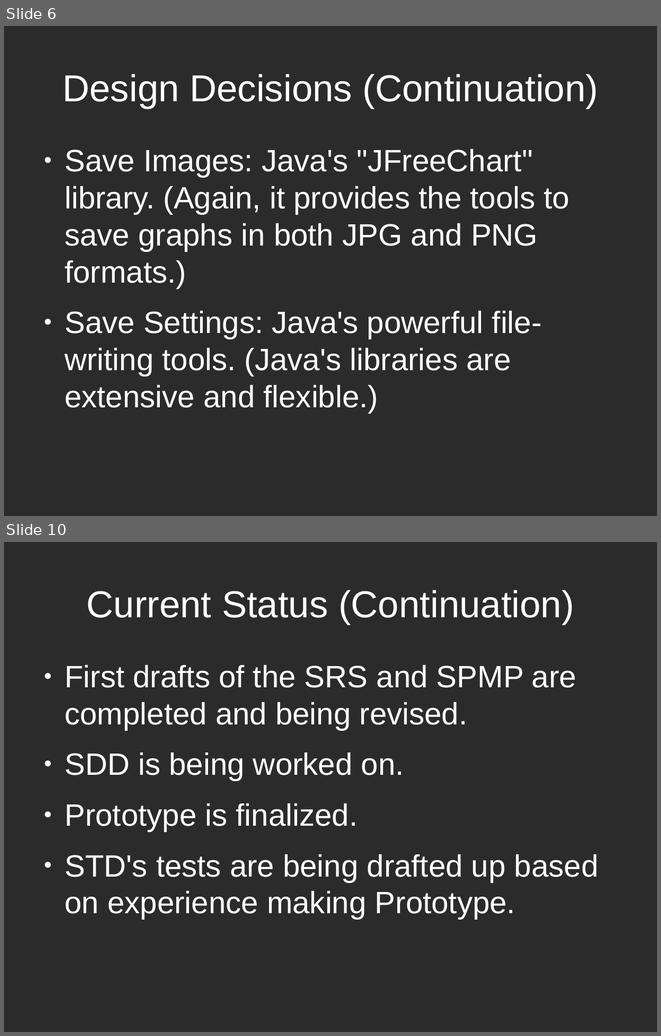
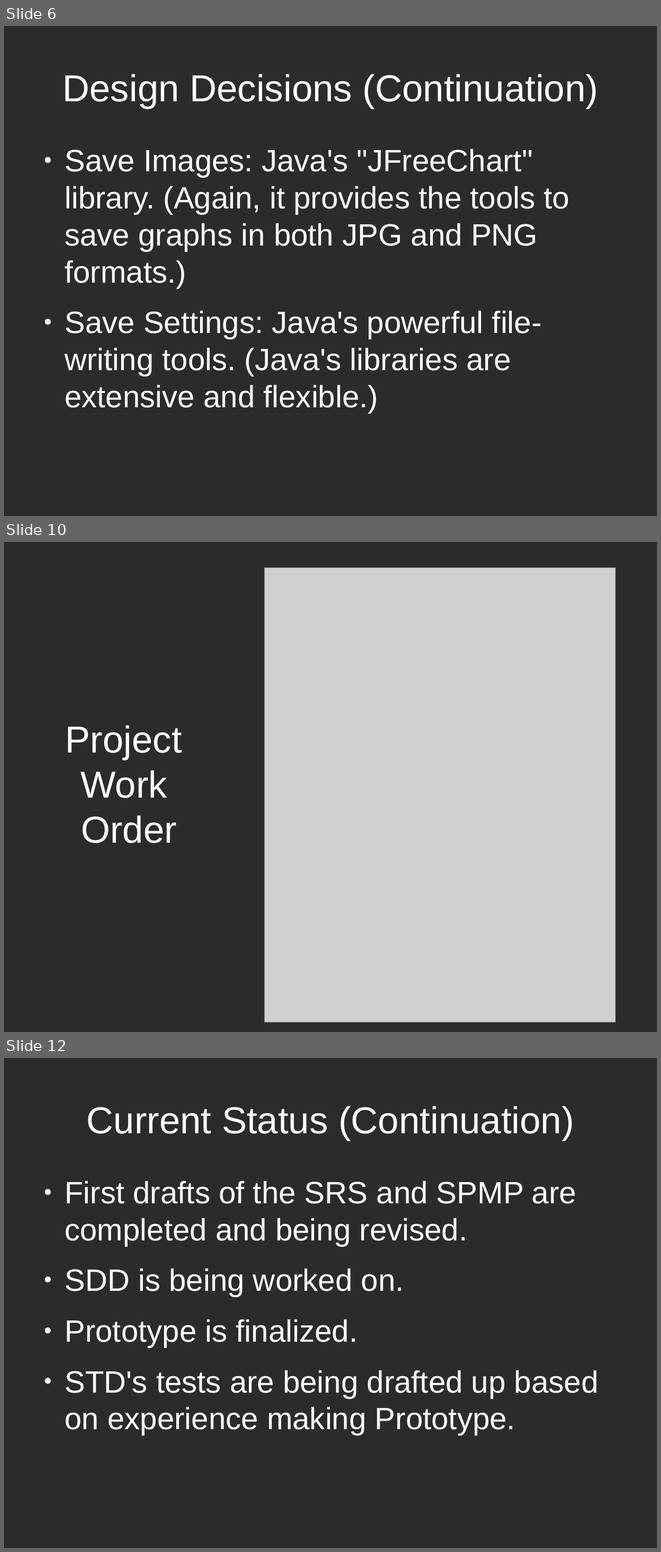
Before and after one commit to plasmavisgroup/PlasmaGraph, a slide deck: specs/Presentaciones/Presentacion de Mitad/Mid-Project Presentation.odp. Shown one above the other, each under a label of ours: slides 6 and 10 before the commit, slides 6, 10 and 12 after it; the slides between them are not shown. The pictures are 661x1036 and 661x1552 pixels, drawn with LibreOffice and Linux fonts; fonts in the diff are those of the drawing; grey boxes stand for pictures; background and template pictures are left out; a plain dark background stands for a picture behind light text. Boxes give left, top, right and bottom in pixels: in the first picture for what was removed or moved away, otherwise in the second. Text is boxed around its words. In the diff, an @@ line names an element or a change of style, - is before the commit and + after.

```diff
--- a/specs/Presentaciones/Presentacion de Mitad/Mid-Project Presentation.odp
+++ b/specs/Presentaciones/Presentacion de Mitad/Mid-Project Presentation.odp
@@ slide 10 added at (4,542,657,1032), background picture (left out) @@
@@ picture added at (265,567,616,1022) @@
@@ title added at (65,725,182,843), 45.6 pt, text #FFFFFF @@
+Project
+Work
+Order
@@ what was slide 10 is now slide 12 @@
```
Also in this commit, not shown: 3 slides changed, 3 other slides added, 2 slides removed, 17 other files.
